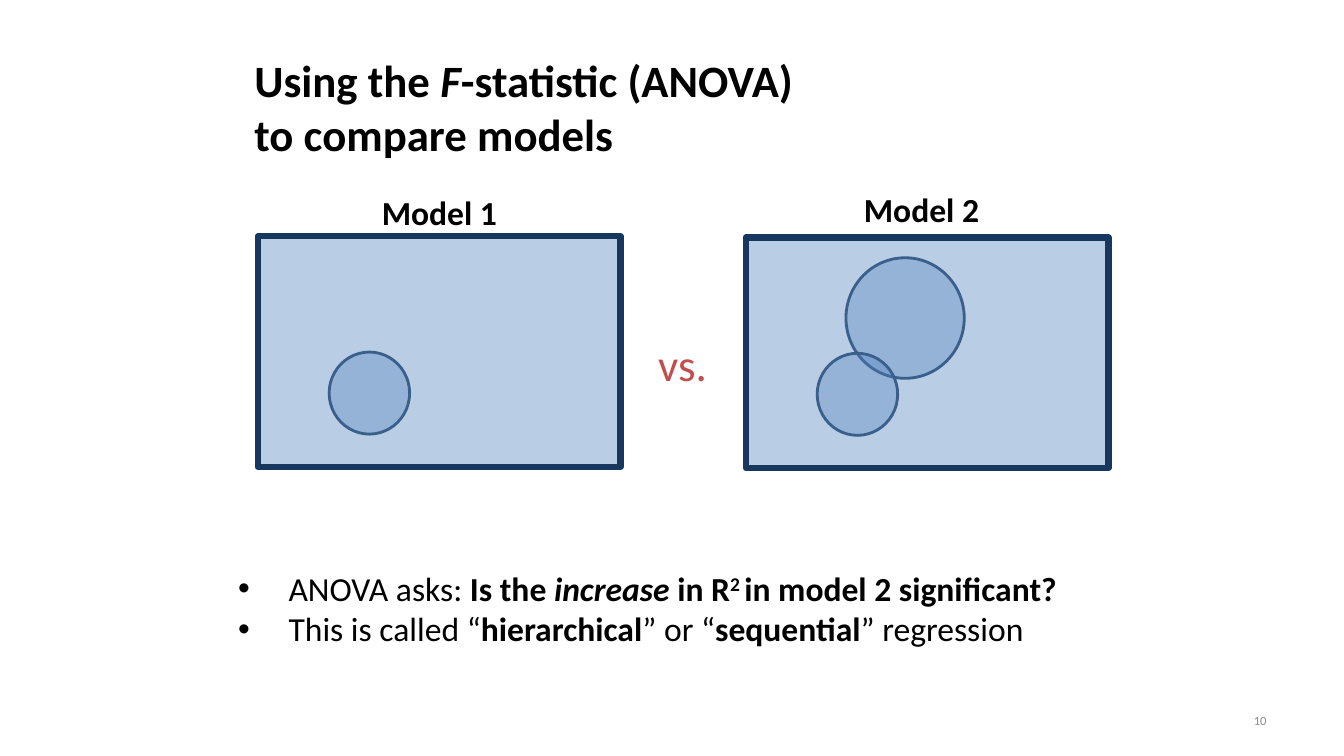
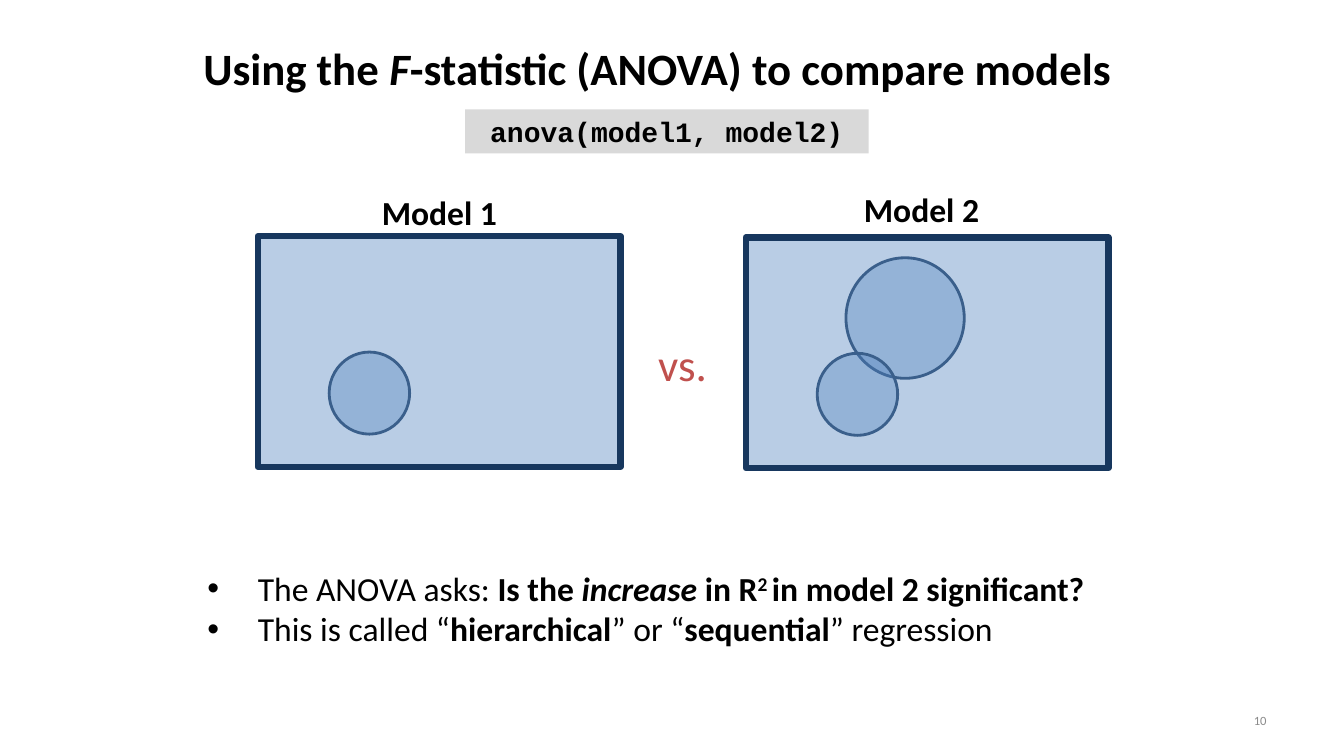
Before and after one commit to chrisjberry/datafluencyCB, a slide deck: slide 10 of docs/slides/PSYC753_Chris2.pptx. Drawn at 1344x756 pixels with LibreOffice and Linux fonts; fonts in the diff are those of the drawing. Boxes give left, top, right and bottom in pixels: in the first picture for what was removed or moved away, otherwise in the second. Text is boxed around its words. In the diff, an @@ line names an element or a change of style, - is before the commit and + after.

```diff
--- a/docs/slides/PSYC753_Chris2.pptx
+++ b/docs/slides/PSYC753_Chris2.pptx
@@ text "Using the F-statistic (ANOVA) to ..." rewrapped from (254, 64, 793, 158) to (203, 52, 1111, 93) @@
@@ rectangle added at (466, 110, 869, 154), fill #D9D9D9, 20 pt, text #000000, bold @@
+anova(model1, model2)
@@ text "The ANOVA asks: Is the ...": place and size @@
-text "The ANOVA asks: Is the ..." at (289, 577, 1057, 647)
+text "The ANOVA asks: Is the ..." at (258, 577, 1084, 647)
@@ text at (258, 577, 1084, 607): text changed @@
-• ANOVA asks: Is the increase in R2 in model 2 significant?
+• The ANOVA asks: Is the increase in R2 in model 2 significant?
```
Also in this commit, not shown: 10 other slides changed, 1 other file.
